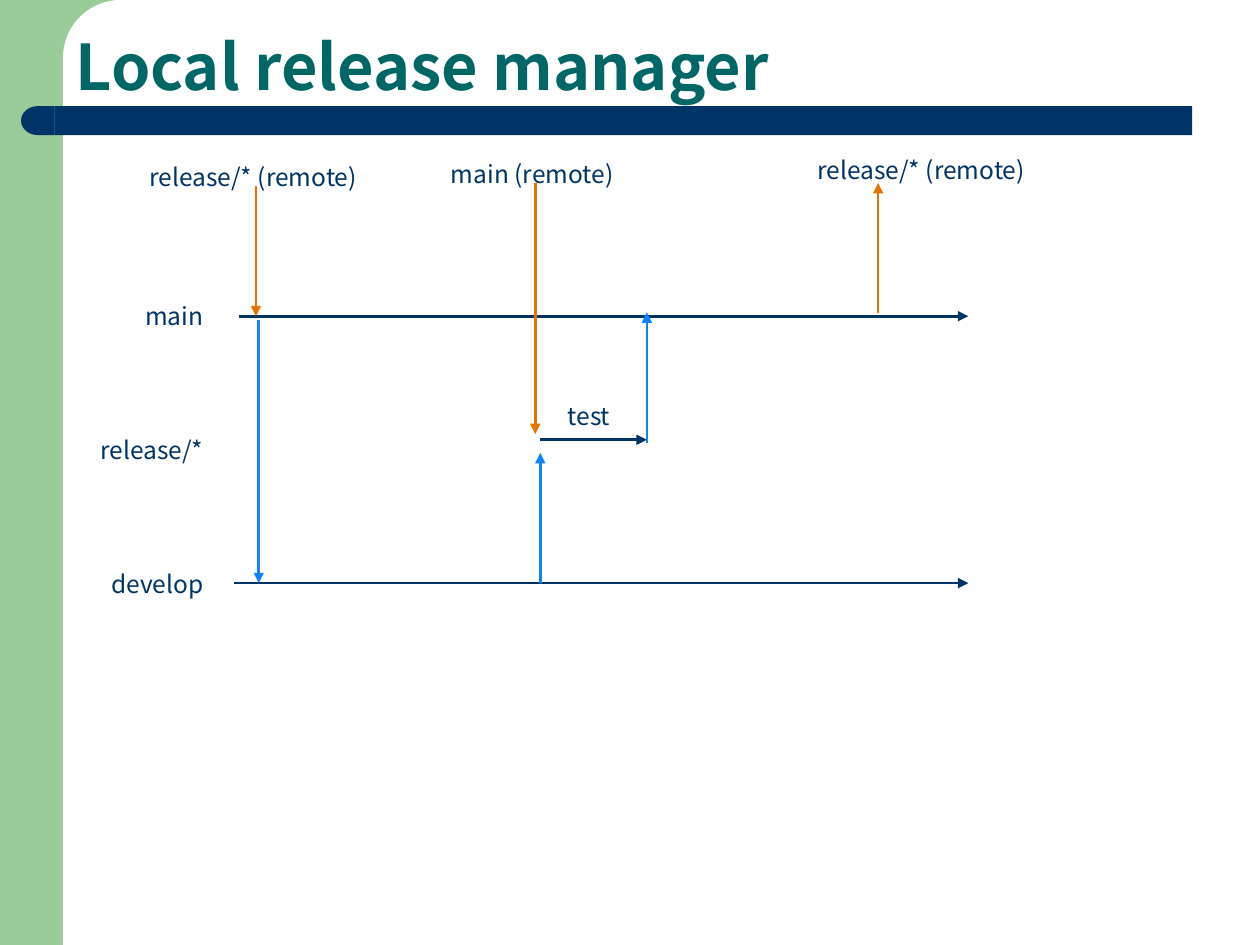
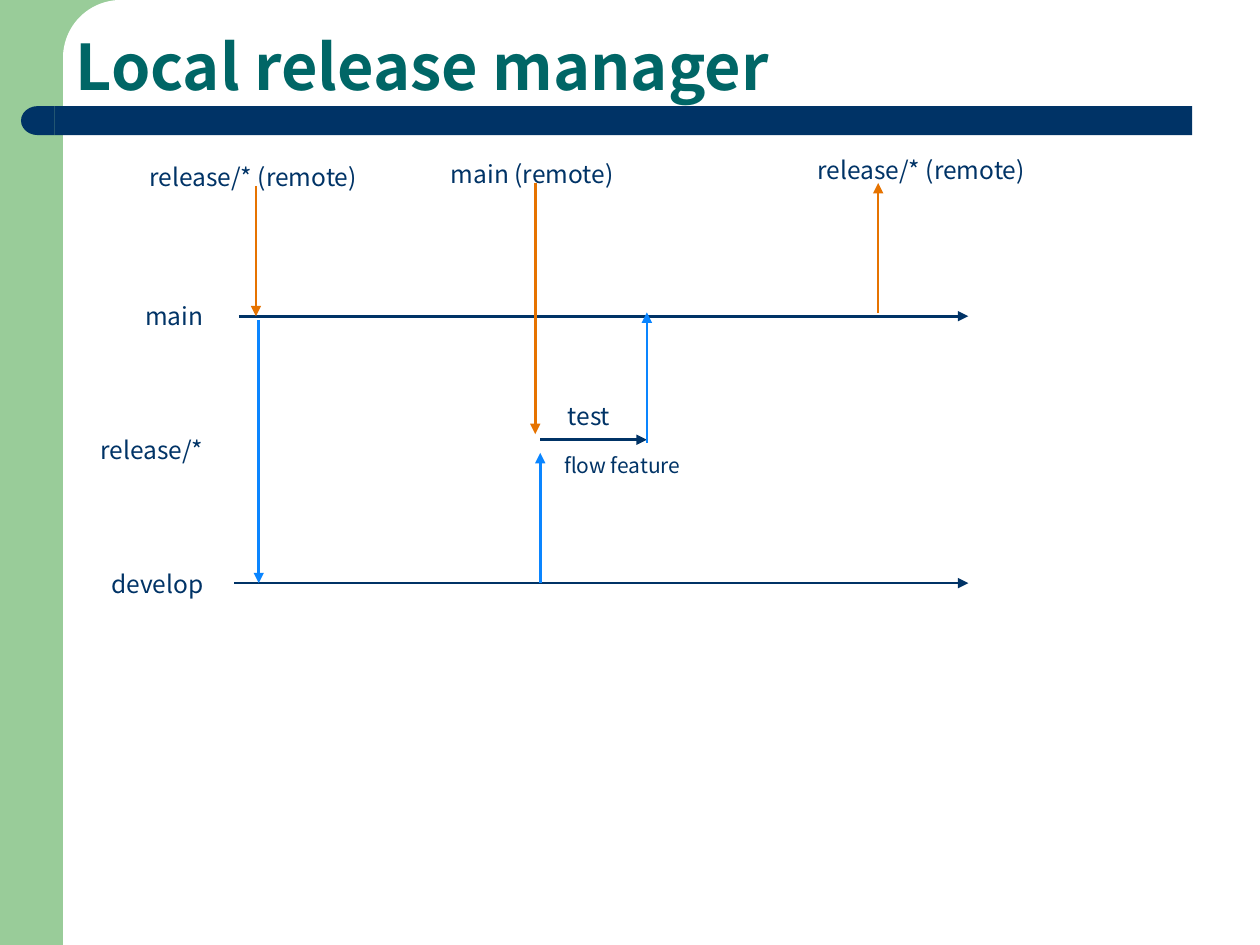
Before and after one commit to mastnk/dnn, a slide deck: slide 4 of docs/dnn_ex.pptx. Drawn at 1260x945 pixels with LibreOffice and Linux fonts; fonts in the diff are those of the drawing. Boxes give left, top, right and bottom in pixels: in the first picture for what was removed or moved away, otherwise in the second. Text is boxed around its words. In the diff, an @@ line names an element or a change of style, - is before the commit and + after.

```diff
--- a/docs/dnn_ex.pptx
+++ b/docs/dnn_ex.pptx
@@ text added at [564, 456, 681, 474], 12 pt, text #003366 @@
+flow feature
```
Also in this commit, not shown: 2 other slides changed, 1 other file.
